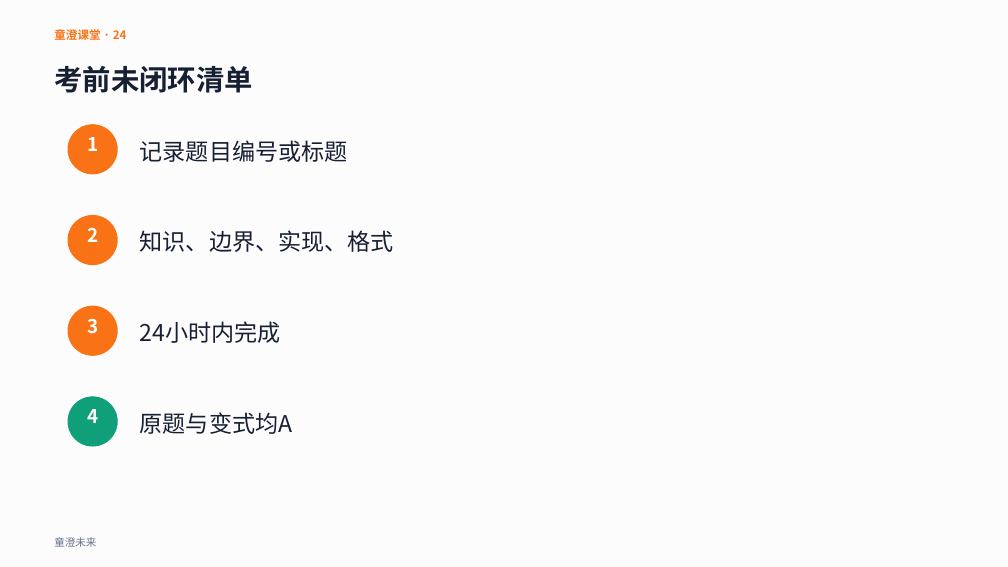
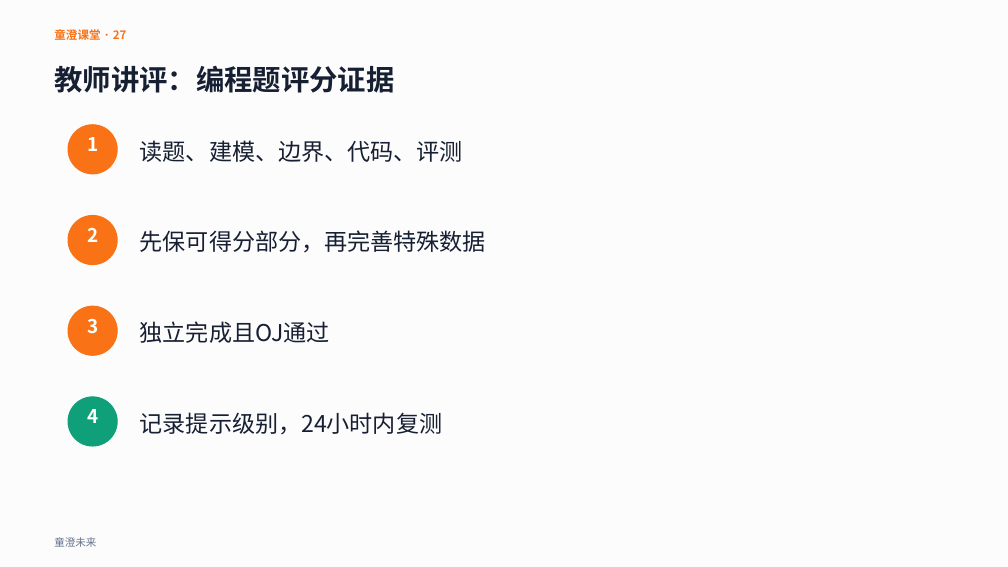
Before and after one commit to aotian/PilotDeck, a slide deck: slide 27 of workspaces/cie-cpp-level3/lesson-12/courseware.pptx (slide 24 before the commit). Drawn at 1008x567 pixels with LibreOffice and Linux fonts; fonts in the diff are those of the drawing. Boxes give left, top, right and bottom in pixels: in the first picture for what was removed or moved away, otherwise in the second. Text is boxed around its words. In the diff, an @@ line names an element or a change of style, - is before the commit and + after.

```diff
--- a/workspaces/cie-cpp-level3/lesson-12/courseware.pptx
+++ b/workspaces/cie-cpp-level3/lesson-12/courseware.pptx
@@ text at <box>54,27,127,43</box>: text changed @@
-童澄课堂 · 24
+童澄课堂 · 27
@@ text at <box>54,65,394,93</box>: text changed @@
-考前未闭环清单
+教师讲评：编程题评分证据
@@ text at <box>140,140,463,162</box>: text changed @@
-记录题目编号或标题
+读题、建模、边界、代码、评测
@@ text at <box>140,230,486,253</box>: text changed @@
-知识、边界、实现、格式
+先保可得分部分，再完善特殊数据
@@ text at <box>140,321,330,343</box>: text changed @@
-24小时内完成
+独立完成且OJ通过
@@ text at <box>140,412,442,435</box>: text changed @@
-原题与变式均A
+记录提示级别，24小时内复测
```
Also in this commit, not shown: 11 other slides changed, 18 slides added, 13 slides removed, 26 other files.
